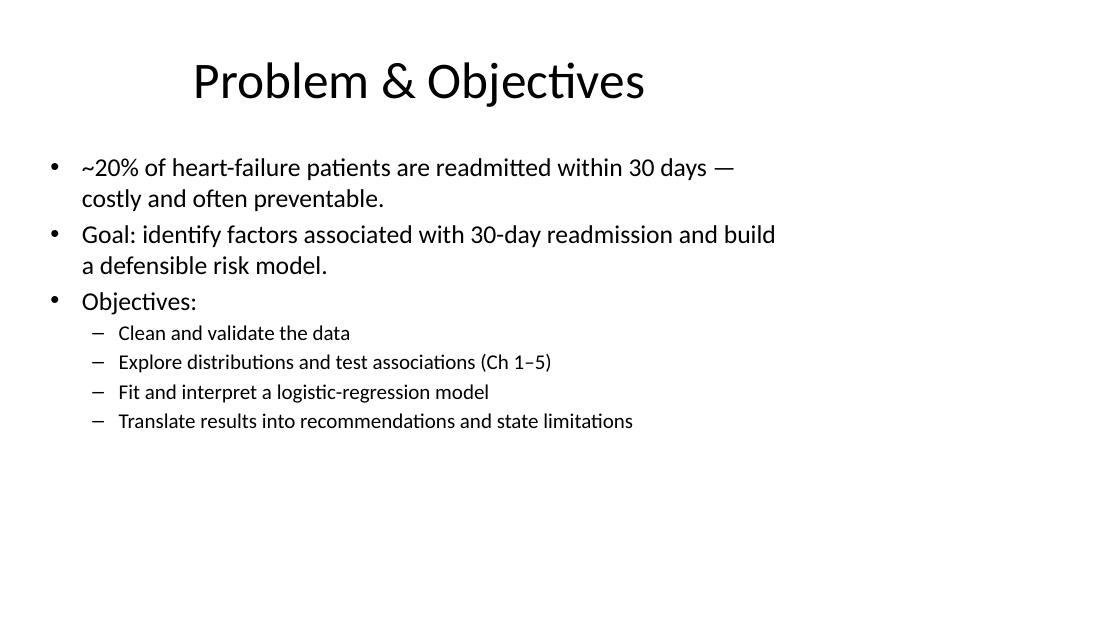
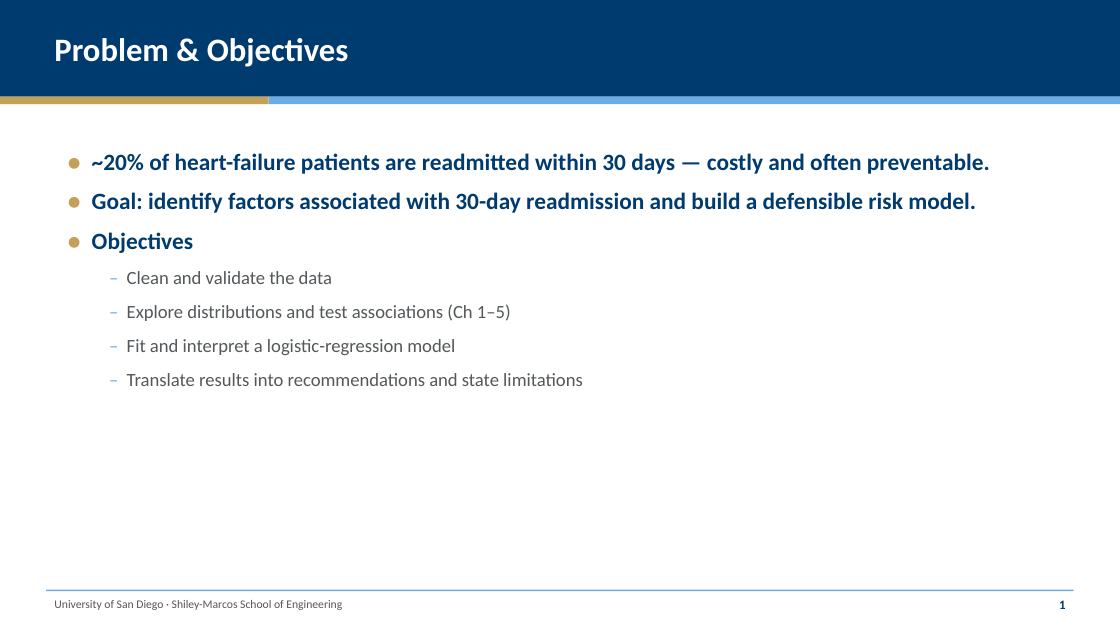
Before and after one commit to gunaphysics/AAI-500-Final-Project, a slide deck: slide 2 of reports/slides.pptx. Drawn at 1120x630 pixels with LibreOffice and Linux fonts; fonts in the diff are those of the drawing. Boxes give left, top, right and bottom in pixels: in the first picture for what was removed or moved away, otherwise in the second. Text is boxed around its words. In the diff, an @@ line names an element or a change of style, - is before the commit and + after.

```diff
--- a/reports/slides.pptx
+++ b/reports/slides.pptx
@@ rectangle added at bbox=[0, 0, 1120, 97], fill #003B70 @@
@@ text "Problem & Objectives": place and size @@
-text "Problem & Objectives" at bbox=[194, 62, 645, 107]
+text "Problem & Objectives" at bbox=[54, 38, 349, 67]
@@ text "Problem & Objectives" at bbox=[54, 38, 349, 67]: size 44 to 28 pt, text colour #000000 to #FFFFFF, bold on; alignment centre to left @@
@@ rectangle added at bbox=[0, 97, 269, 104], fill #C5A059 @@
@@ rectangle added at bbox=[269, 97, 1120, 104], fill #6CACE4 @@
@@ text at bbox=[92, 153, 990, 386]: text changed; size 22 to 20 pt; text colour #000000 to #003B70 @@
-• ~20% of heart-failure patients are readmitted within 30 days — costly and often preventable.
-• Goal: identify factors associated with 30-day readmission and build a defensible risk model.
-• Objectives:
-  – Clean and validate the data
-  – Explore distributions and test associations (Ch 1–5)
-  – Fit and interpret a logistic-regression model
-  – Translate results into recommendations and state limitations
+● ~20% of heart-failure patients are readmitted within 30 days — costly and often preventable.
+● Goal: identify factors associated with 30-day readmission and build a defensible risk model.
+● Objectives
+  – Clean and validate the data
+  – Explore distributions and test associations (Ch 1–5)
+  – Fit and interpret a logistic-regression model
+  – Translate results into recommendations and state limitations
@@ rectangle added at bbox=[46, 590, 1074, 592], fill #6CACE4 @@
@@ text added at bbox=[54, 600, 342, 610], 10 pt, text #54585A @@
+University of San Diego · Shiley-Marcos School of Engineering
@@ text added at bbox=[1059, 600, 1065, 609], 11 pt, text #003B70, bold @@
+1
```
Also in this commit, not shown: 13 other slides changed, 2 other files.
